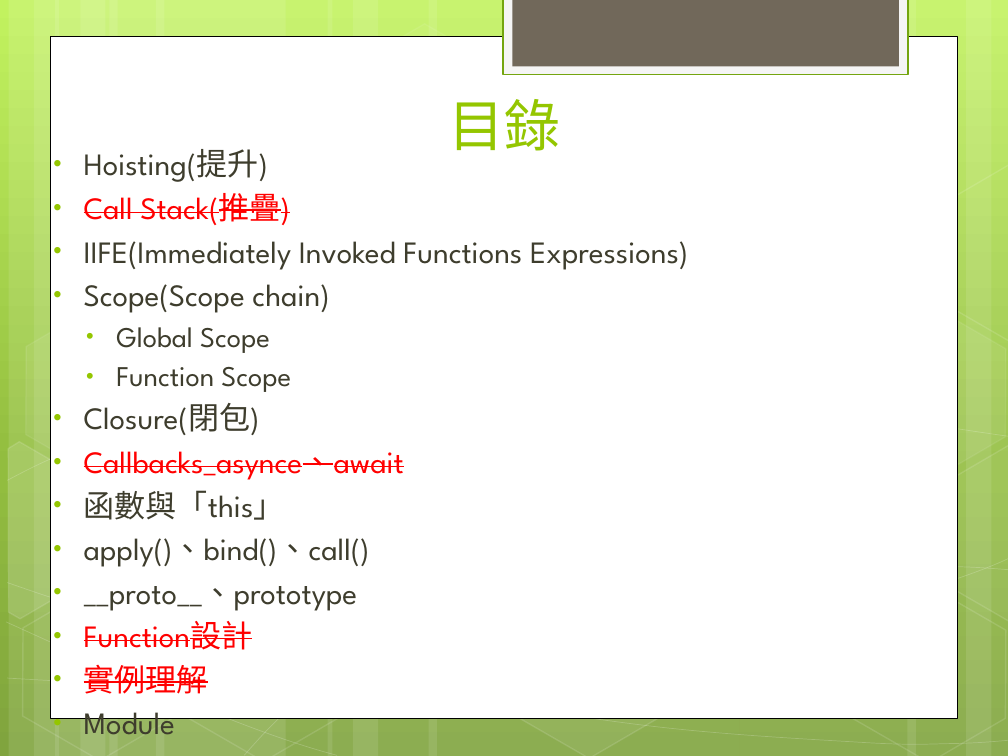
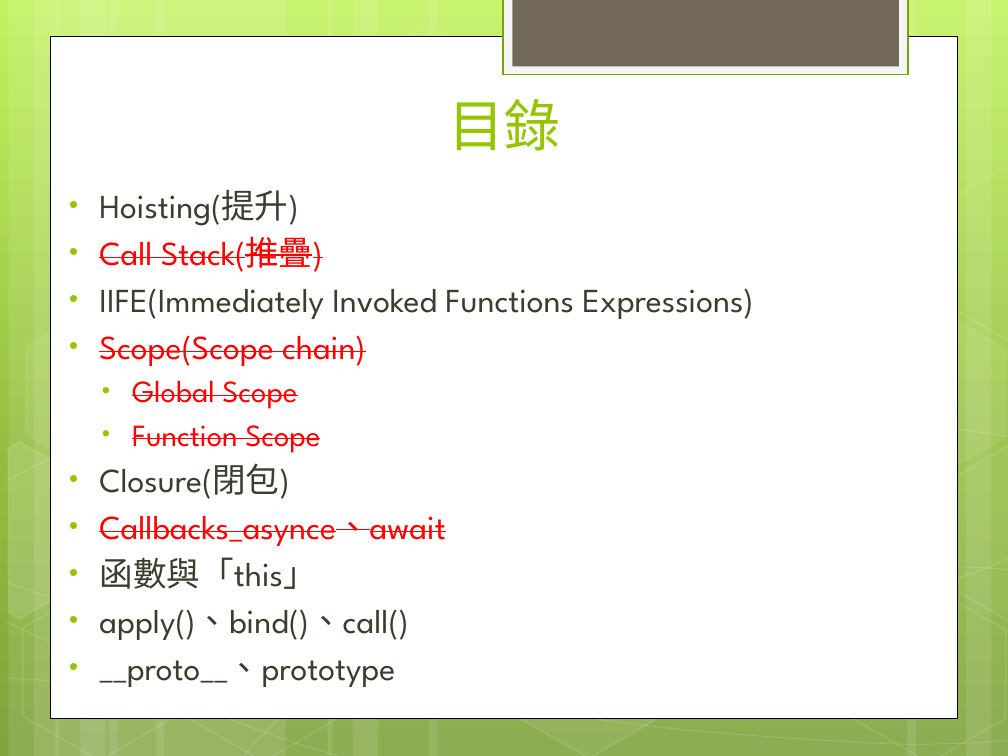
Before and after one commit to jackru6g6/JavaScript_Education, a slide deck: slide 2 of JavaScript教學及應用_08.22報告.pptx. Drawn at 1008x756 pixels with LibreOffice and Linux fonts; fonts in the diff are those of the drawing. Boxes give left, top, right and bottom in pixels: in the first picture for what was removed or moved away, otherwise in the second. Text is boxed around its words. In the diff, an @@ line names an element or a change of style, - is before the commit and + after.

```diff
--- a/JavaScript教學及應用_08.22報告.pptx
+++ b/JavaScript教學及應用_08.22報告.pptx
@@ text "Hoisting(提升)": place and size @@
-text "Hoisting(提升)" at (84, 149, 688, 735)
+text "Hoisting(提升)" at (99, 189, 753, 687)
@@ text "Hoisting(提升)" at (99, 189, 753, 687): size 22.2 to 24 pt in "Hoisting(提升)", "Call Stack(推疊)", "IIFE(Immediately Invoked Functions Expressions)", "Scope(Scope chain)" and 5 more places; text colour #3E3D2D to #FF0000, strikethrough on in "Scope(Scope chain)", "Global Scope", "Function Scope"; size 20.4 to 22 pt in "Global Scope", "Function Scope" @@
@@ text at (84, 621, 253, 735): paragraphs removed @@
-• Function設計
-• 實例理解
-• Module
```
Also in this commit, not shown: 3 other slides changed, 3 slides removed.
